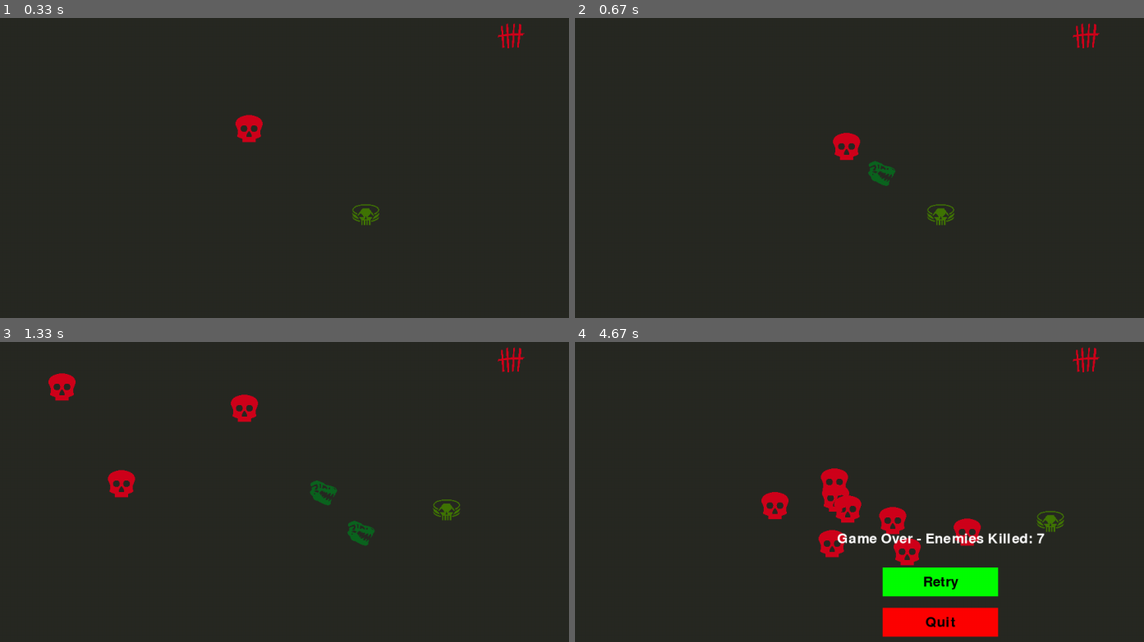
Above: before the commit, frames 1-4 (two rows, left to right).
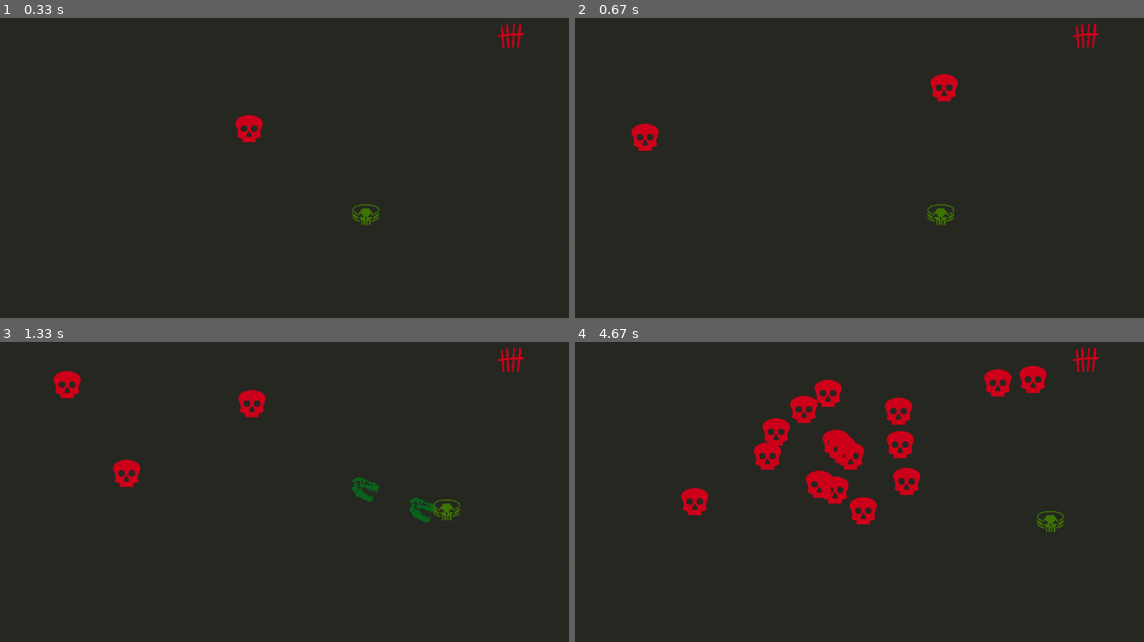
Above: after the commit, the same moments.

Repository: Fiery-Noises/PyGame_TestRun
Game: pygame game, started from main.py
Two runs of this game, one before a commit and one after it. Both use one fixed random seed, a clock stepped at 60 frames per second and the inputs below.
Inputs:
- Up to frame 1 (0.33 s): no input
- Up to frame 2 (0.67 s): tap Space at 0.33 s
- Up to frame 3 (1.33 s): hold D 0.67-1.13 s; tap Space at 0.73, 1.03, 1.23 s; hold W from 1.17 s (still down)
- Up to frame 4 (4.67 s): release W at 1.47 s; hold D 1.5-1.97 s; tap Space at 1.57, 1.87, 2.07, 2.37, 2.63, 2.97, 3.27, 3.4, 3.8, 4.1, 4.47 s; hold A 2-2.53 s; hold S 2.57-2.87 s; hold A 2.9-3.3 s; hold W 3.33-3.7 s; hold D 3.73-4.37 s; hold S from 4.4 s (still down)

Frame 1 is identical in both runs. In frame 2, 1.1% of the frame differs, in the area x 9-68%, y 18-57%; in frame 3, 1.9%; in frame 4, 11%, in the area x 18-83%, y 7-99%.

Commit message:
fixed player pos and player rect pos desync

Diff:
--- a/main.py
+++ b/main.py
@@ -65,9 +65,15 @@
         self.rect.x += dx
         self.rect.y += dy
 
+        self.x += dx
+        self.y += dy
+
         # Keep player within window boundaries
         self.rect.x = max(0, min(self.rect.x, WIDTH - self.rect.width))
         self.rect.y = max(0, min(self.rect.y, HEIGHT - self.rect.height))
+
+        self.x = max(0, min(self.rect.x, WIDTH - self.rect.width))
+        self.y = max(0, min(self.rect.y, HEIGHT - self.rect.height))
 
 class Enemy(Entity):
     def __init__(self, image, x, y):
Not shown, changed: requirements.txt
